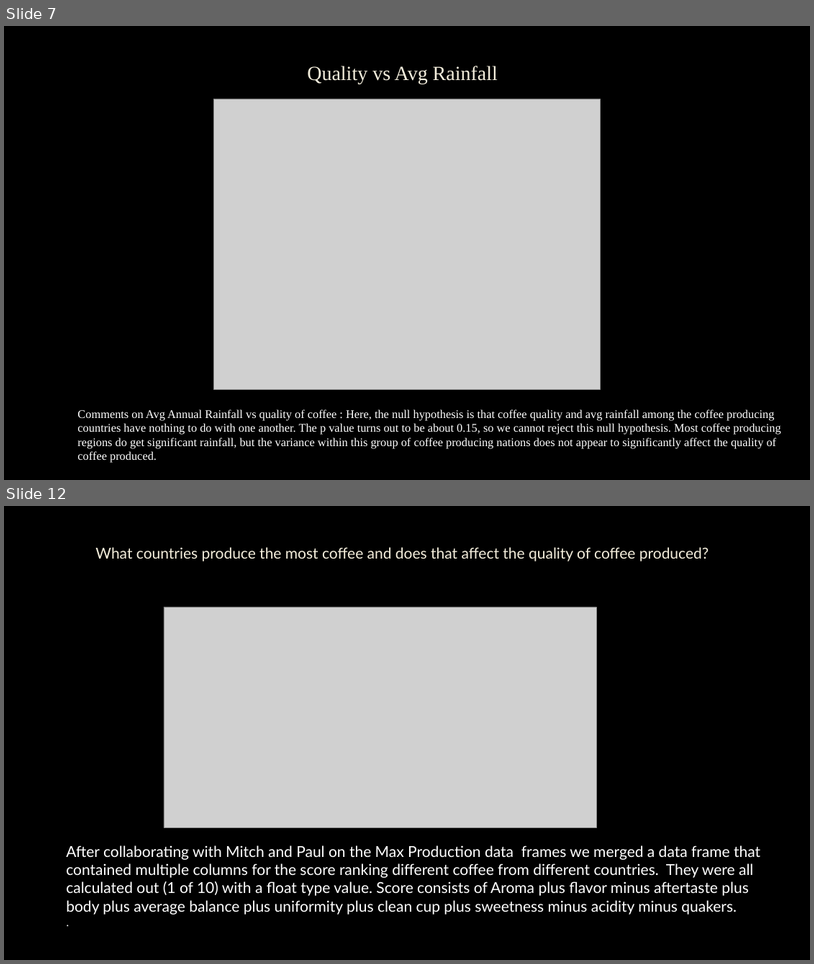
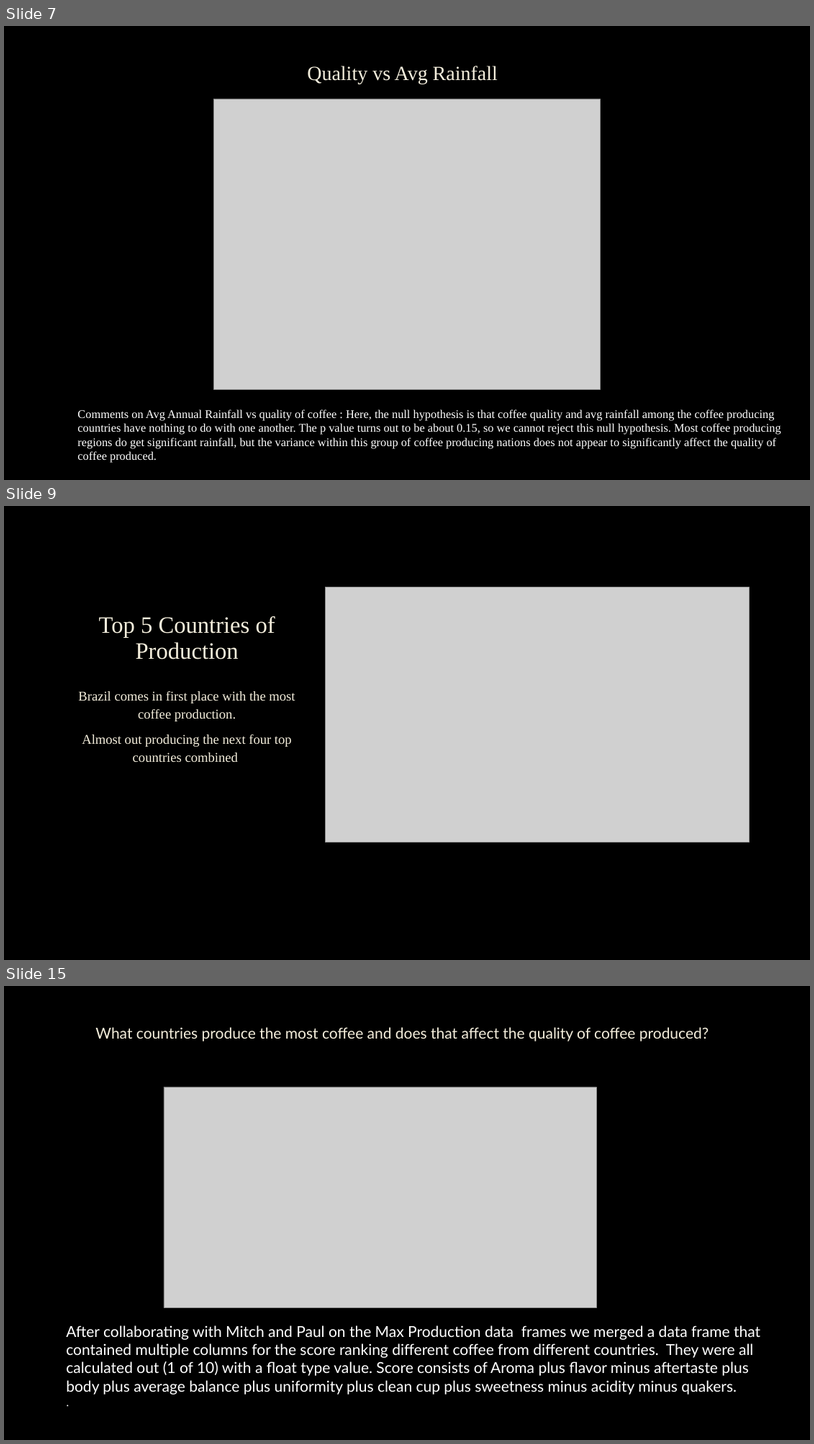
Before and after one commit to colinroberts-data-analytics-portfolio/project1, a slide deck: A Study of Coffee Production.pptx. Shown one above the other, each under a label of ours: slides 7 and 12 before the commit, slides 7, 9 and 15 after it; the slides between them are not shown. The pictures are 814x964 and 814x1444 pixels, drawn with LibreOffice and Linux fonts; fonts in the diff are those of the drawing; grey boxes stand for pictures; background and template pictures are left out. Boxes give left, top, right and bottom in pixels: in the first picture for what was removed or moved away, otherwise in the second. Text is boxed around its words. In the diff, an @@ line names an element or a change of style, - is before the commit and + after.

Commit message:
Updated Coffee Production Graphs

```diff
--- a/A Study of Coffee Production.pptx
+++ b/A Study of Coffee Production.pptx
@@ slide 9 added at (x1=4, y1=506, x2=810, y2=960), background picture (left out) @@
@@ picture added at (x1=325, y1=587, x2=749, y2=842) @@
@@ title added at (x1=99, y1=616, x2=275, y2=659), 28 pt, text #F4EEDC @@
+Top 5 Countries of Production
@@ text added at (x1=78, y1=691, x2=295, y2=762), 16 pt, text #F4EEDC @@
+Brazil comes in first place with the most coffee production.
+Almost out producing the next four top countries combined
@@ what was slide 12 is now slide 15 @@
```
Also in this commit, not shown: 6 other slides added, 4 slides removed.
